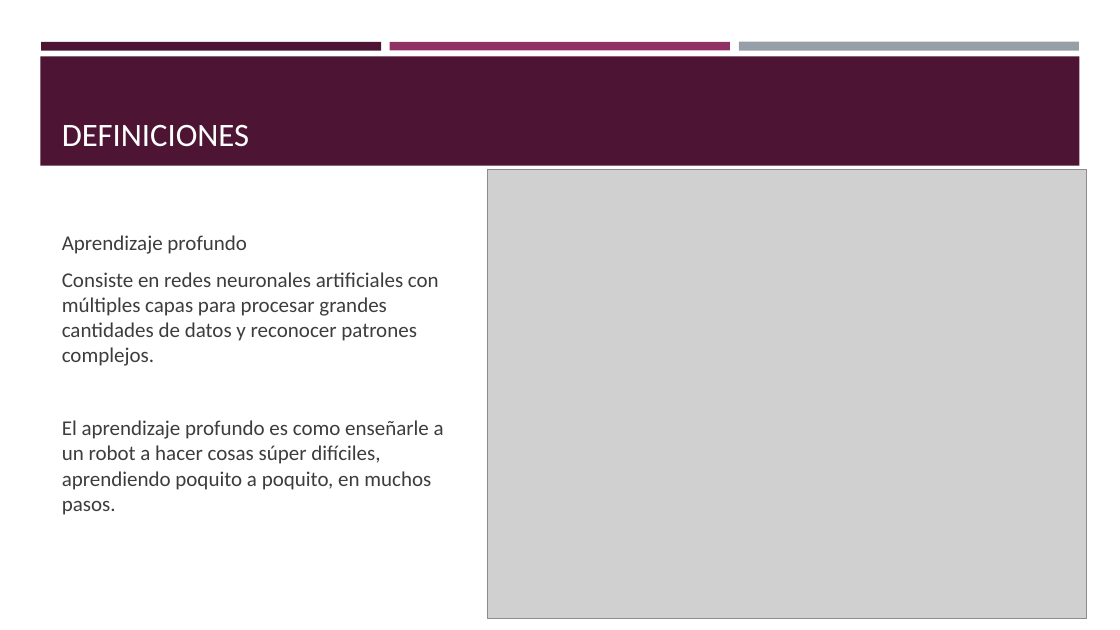
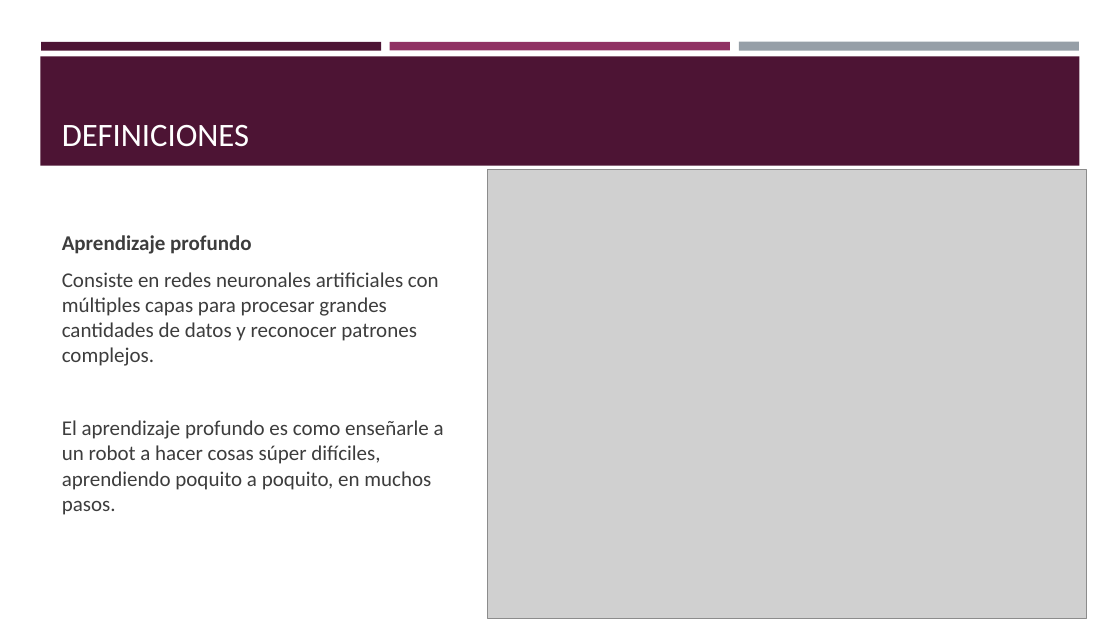
Before and after one commit to jmchema/curso_chatgpt, a slide deck: slide 7 of Introducción a chatgpt.pptx. Drawn at 1120x630 pixels with LibreOffice and Linux fonts; fonts in the diff are those of the drawing; grey boxes stand for pictures. Boxes give left, top, right and bottom in pixels: in the first picture for what was removed or moved away, otherwise in the second. Text is boxed around its words. In the diff, an @@ line names an element or a change of style, - is before the commit and + after.

```diff
--- a/Introducción a chatgpt.pptx
+++ b/Introducción a chatgpt.pptx
@@ text at (62,235,251,254): bold on in "Aprendizaje profundo" @@
```
Also in this commit, not shown: 11 other slides changed, 1 slide added, 1 other file.
